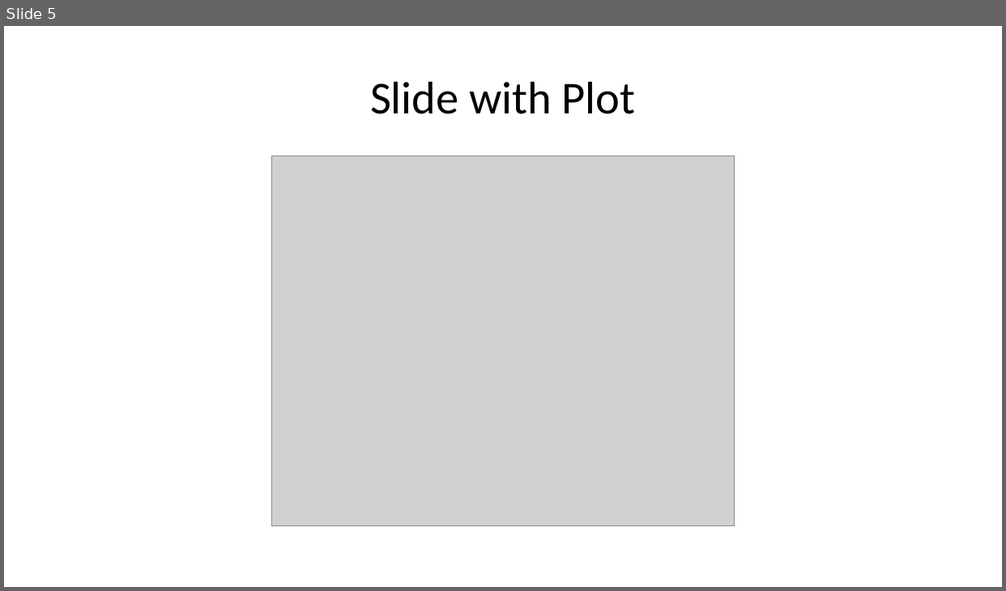
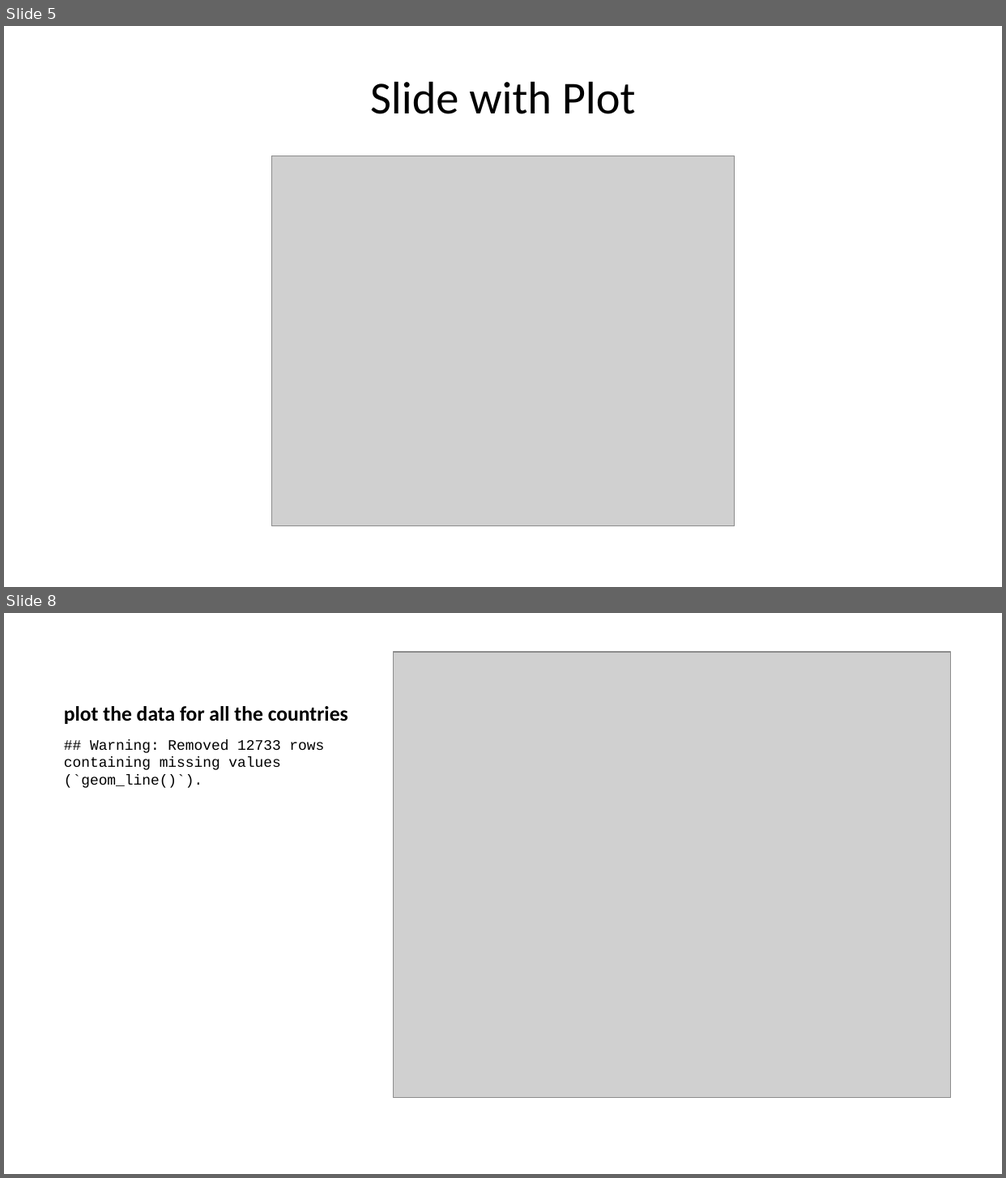
Before and after one commit to KevinDLopez/CECS450-Project1, a slide deck: Project_code.pptx. Shown one above the other, each under a label of ours: slide 5 before the commit, slides 5 and 8 after it; the slides between them are not shown. The pictures are 1006x591 and 1006x1178 pixels, drawn with LibreOffice and Linux fonts; fonts in the diff are those of the drawing; grey boxes stand for pictures. Boxes give left, top, right and bottom in pixels: in the first picture for what was removed or moved away, otherwise in the second. Text is boxed around its words. In the diff, an @@ line names an element or a change of style, - is before the commit and + after.

```diff
--- a/Project_code.pptx
+++ b/Project_code.pptx
@@ slide 8 added at [4, 613, 1002, 1174], background #FFFFFF @@
@@ picture added at [393, 652, 950, 1098] @@
@@ title added at [64, 706, 348, 724], 15 pt, text #000000, bold @@
+plot the data for all the countries
@@ text added at [64, 739, 324, 788], 10.5 pt, text #000000 @@
+## Warning: Removed 12733 rows containing missing values (`geom_line()`).
```
Also in this commit, not shown: 1 slide changed, 5 other slides added, 1 slide removed, 4 other files.
